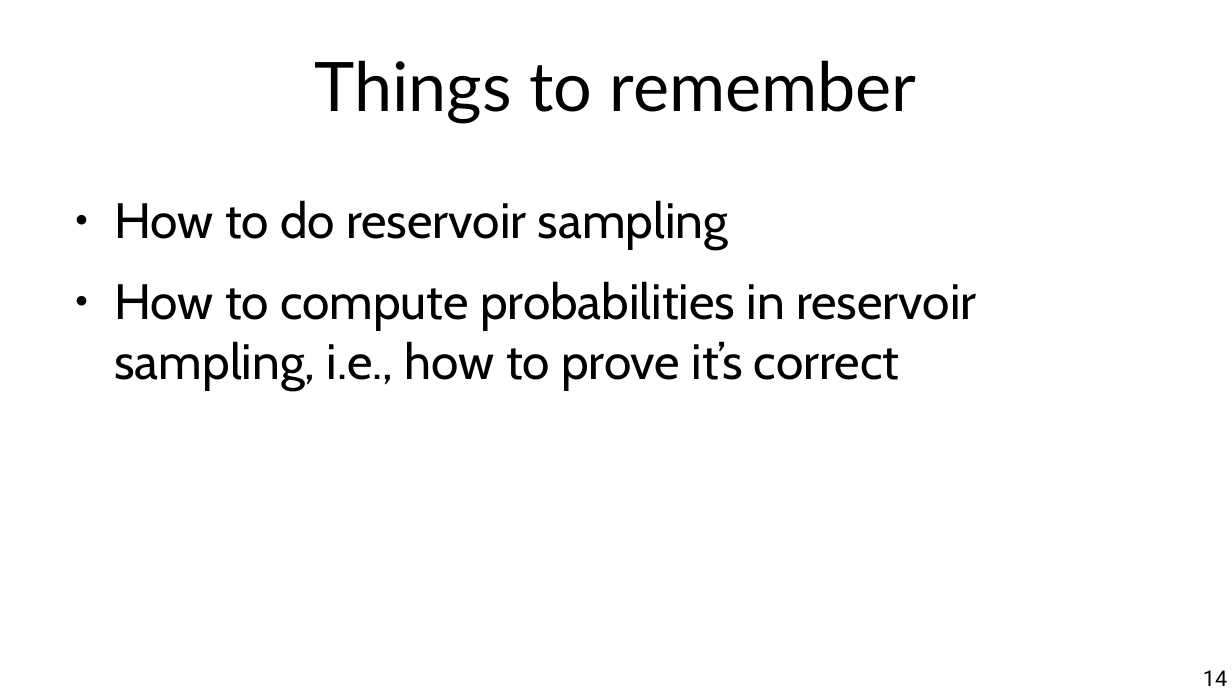
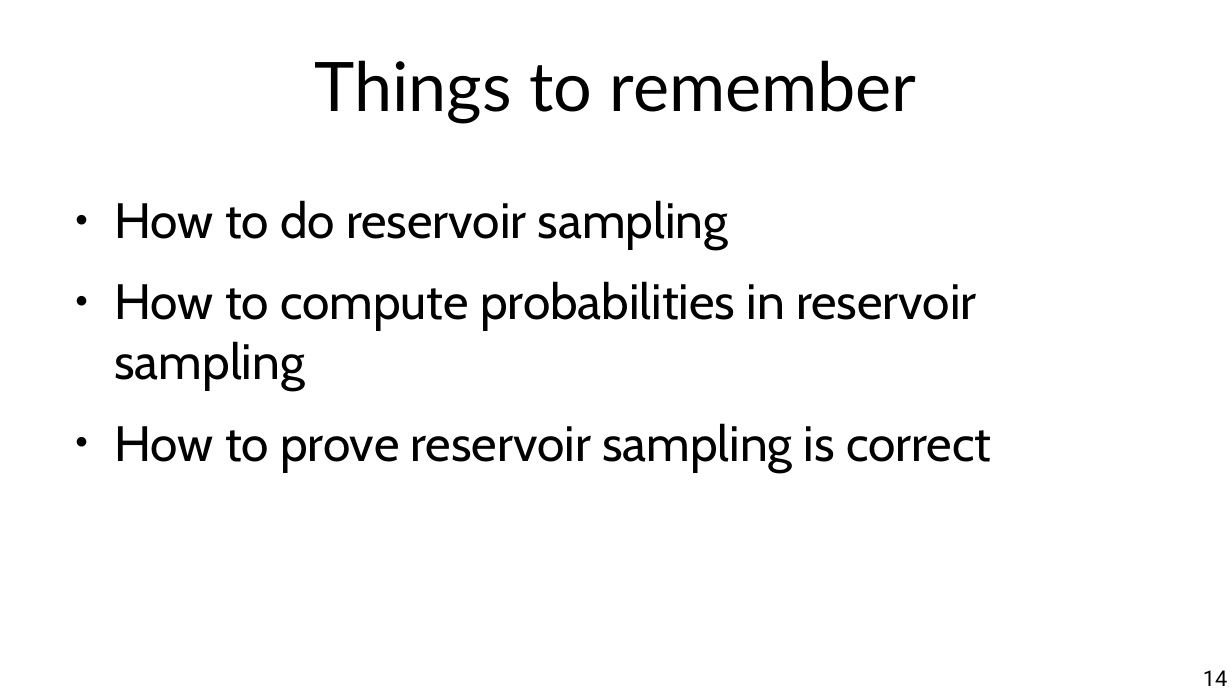
Before and after one commit to marco-calautti/data-mining-course, a slide deck: slide 14 of theory/odp/tt23_reservoir_sampling.odp. Drawn at 1232x693 pixels with LibreOffice and Linux fonts; fonts in the diff are those of the drawing. Boxes give left, top, right and bottom in pixels: in the first picture for what was removed or moved away, otherwise in the second. Text is boxed around its words. In the diff, an @@ line names an element or a change of style, - is before the commit and + after.

```diff
--- a/theory/odp/tt23_reservoir_sampling.odp
+++ b/theory/odp/tt23_reservoir_sampling.odp
@@ text at (114,281,991,471): text changed @@
-● How to compute probabilities in reservoir sampling, i.e., how to prove it’s correct
+● How to compute probabilities in reservoir sampling
+● How to prove reservoir sampling is correct
```
Also in this commit, not shown: 8 other slides changed, 10 other files.
